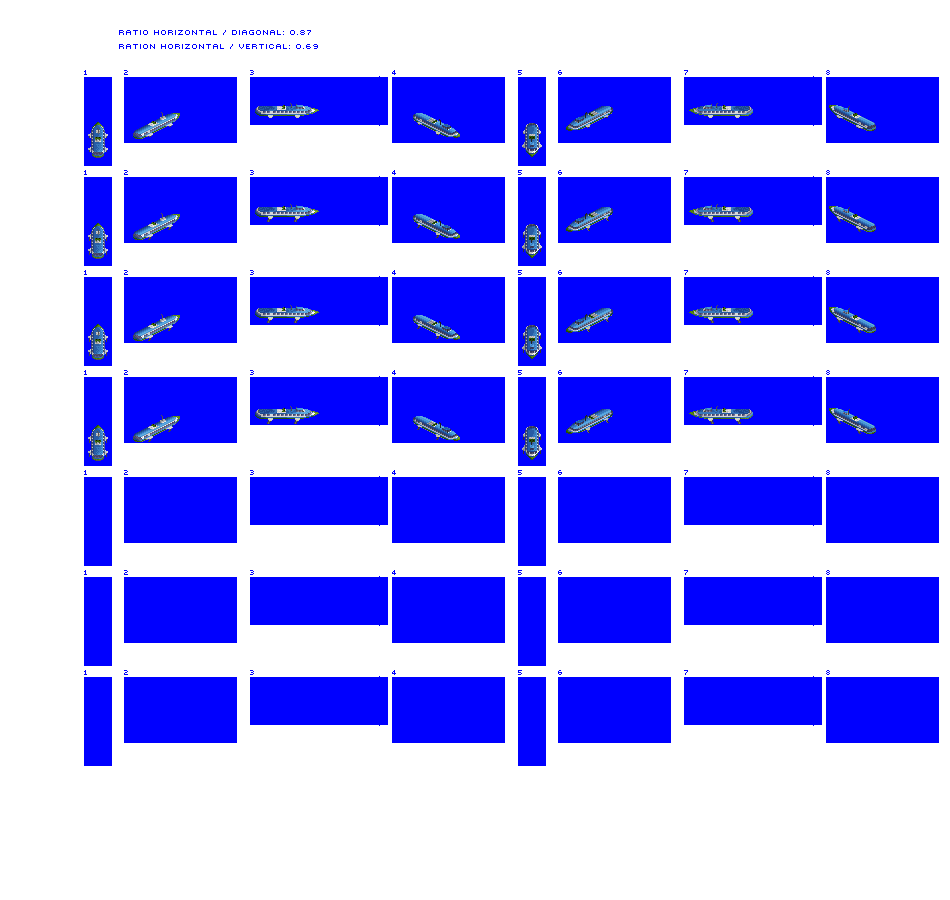
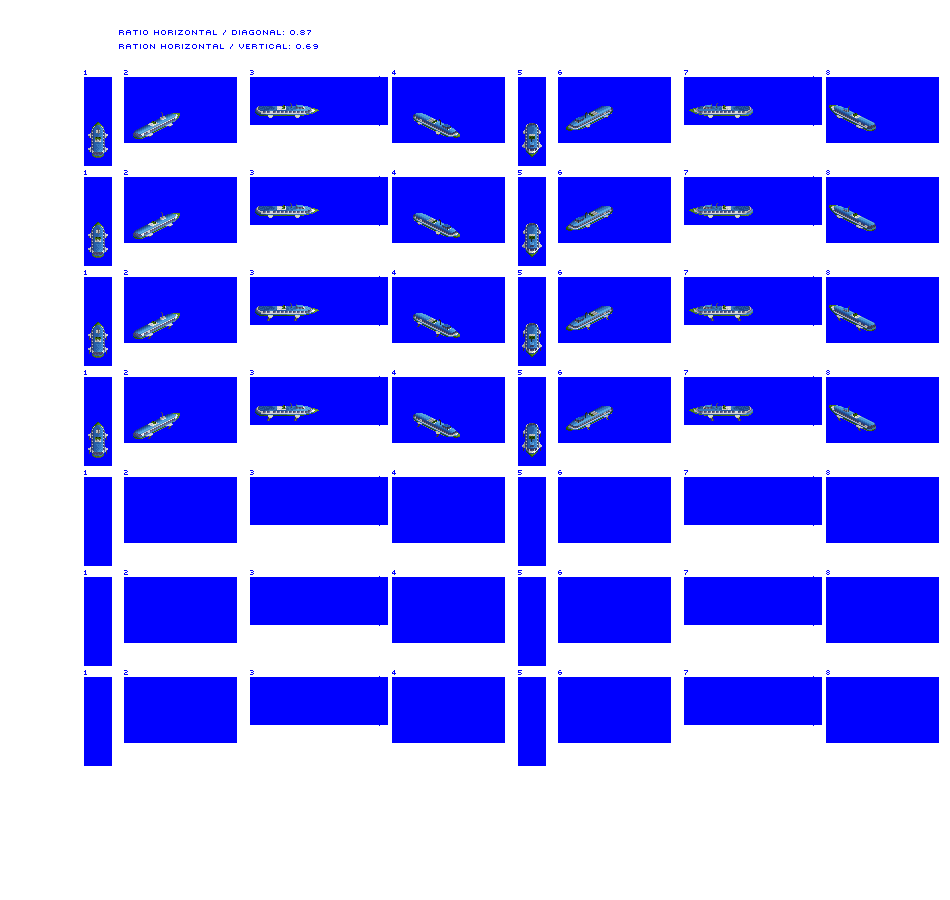
Comparing the layer stacks of the two 950 × 900 images. Changes:
painted on "Hydrofoil" over [88,203,876,461]
